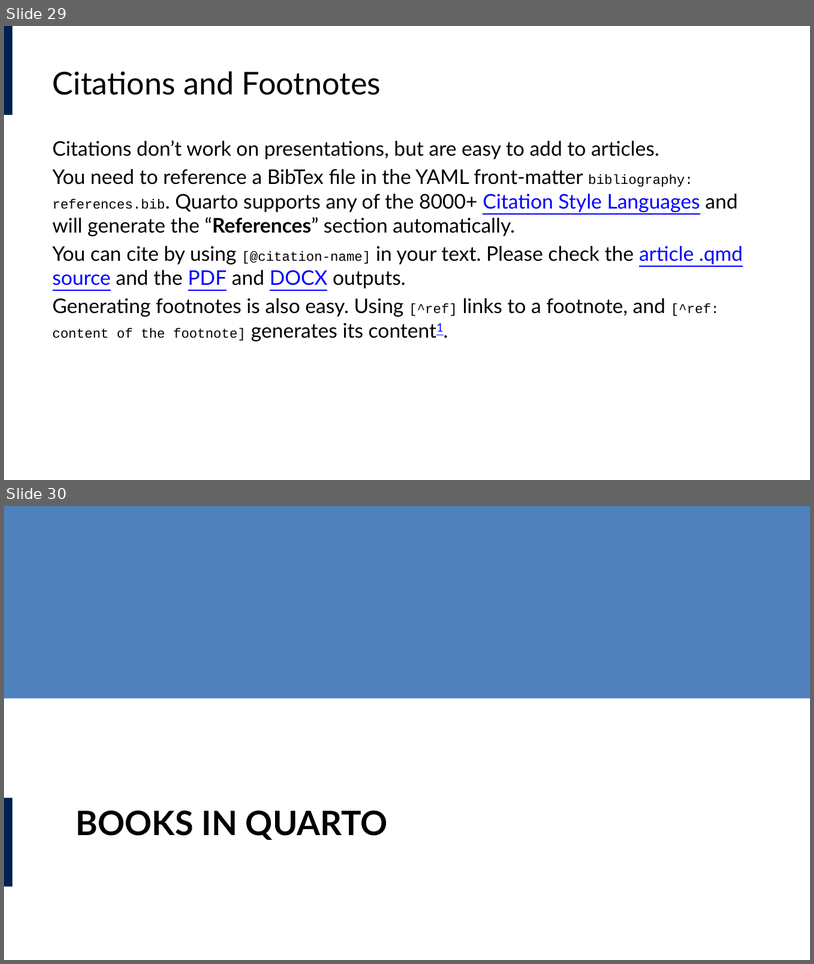
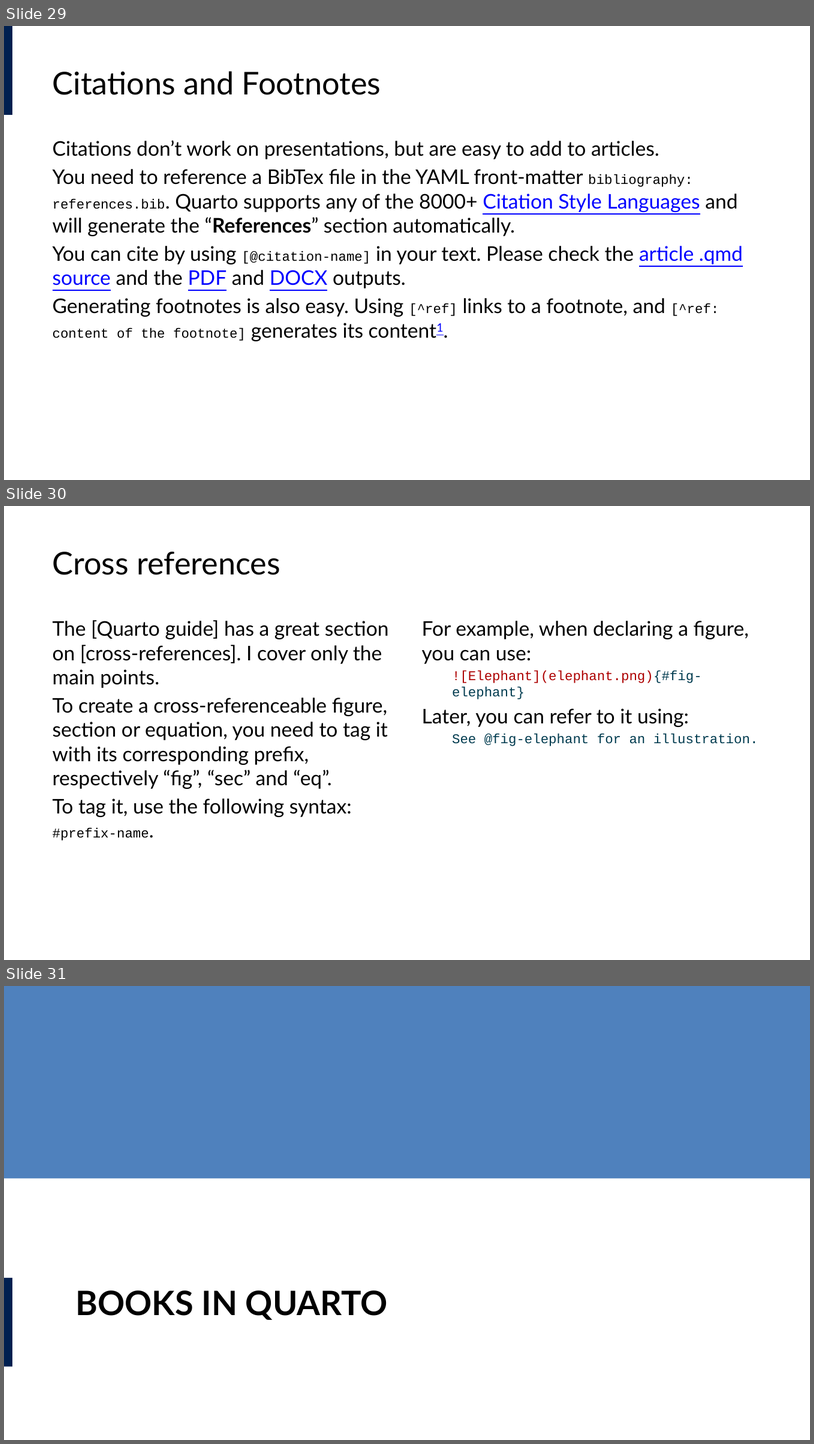
Before and after one commit to lucas-a-meyer/using-quarto, a slide deck: docs/presentation.pptx. Shown one above the other, each under a label of ours: slides 29 and 30 before the commit, slides 29, 30 and 31 after it. The pictures are 814x964 and 814x1444 pixels, drawn with LibreOffice and Linux fonts; fonts in the diff are those of the drawing. Boxes give left, top, right and bottom in pixels: in the first picture for what was removed or moved away, otherwise in the second. Text is boxed around its words. In the diff, an @@ line names an element or a change of style, - is before the commit and + after.

```diff
--- a/docs/presentation.pptx
+++ b/docs/presentation.pptx
@@ slide 30 added at (x1=4, y1=506, x2=810, y2=960), background #FFFFFF @@
@@ title added at (x1=53, y1=552, x2=280, y2=575), 28 pt, text #000000 @@
+Cross references
@@ text added at (x1=53, y1=620, x2=389, y2=840), 18 pt, text #000000 @@
+The [Quarto guide] has a great section on [cross-references]. I cover only the main points.
+To create a cross-referenceable figure, section or equation, you need to tag it with its corresponding prefix, respectively “fig”, “sec” and “eq”.
+To tag it, use the following syntax: #prefix-name.
@@ text added at (x1=422, y1=621, x2=759, y2=746), 12 pt, text #000000 @@
+For example, when declaring a figure, you can use:
+![Elephant](elephant.png){#fig-elephant}
+Later, you can refer to it using:
+See @fig-elephant for an illustration.
@@ what was slide 30 is now slide 31 @@
```
Also in this commit, not shown: 2 other slides added, 1 slide removed, 11 other files.
